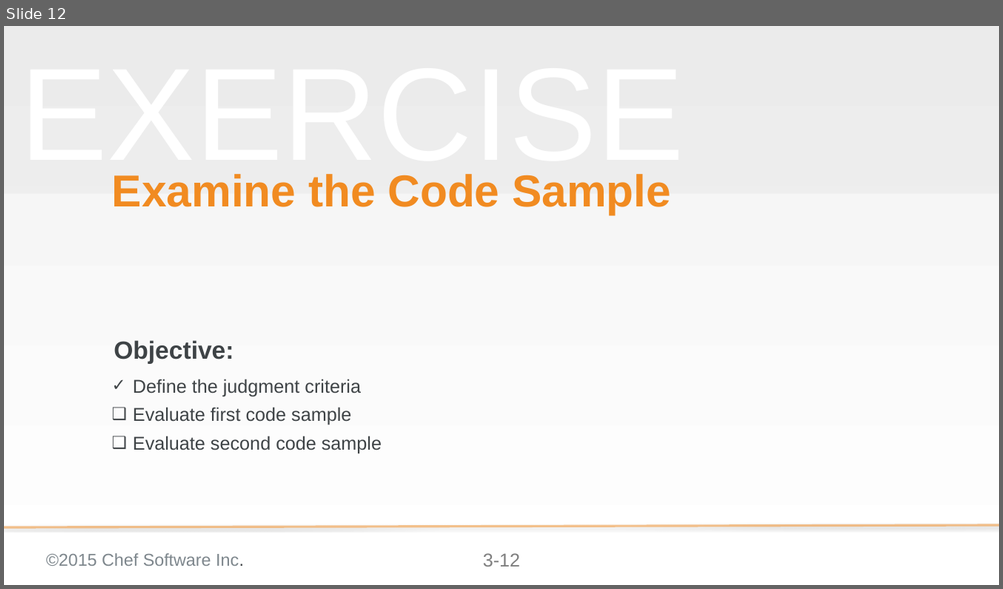
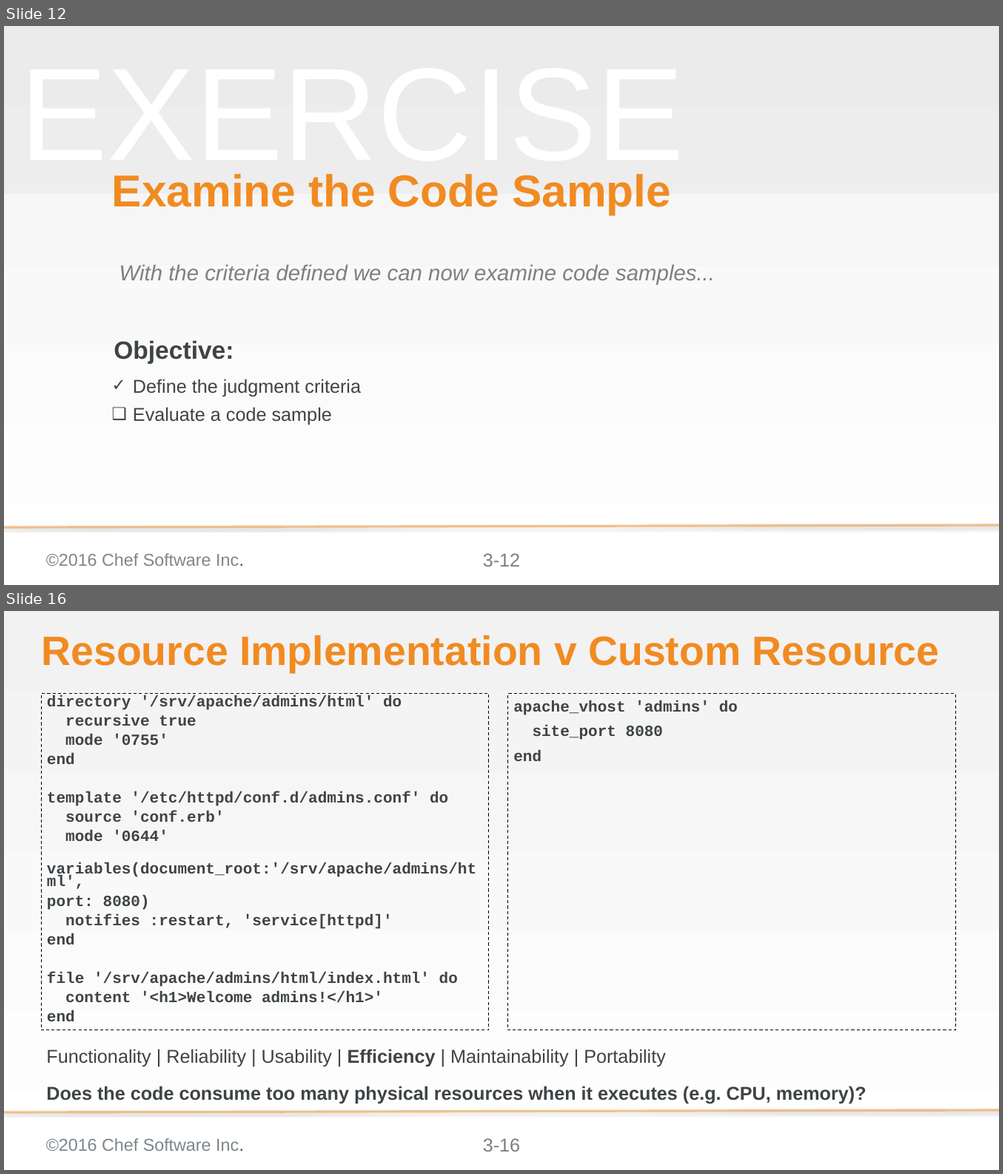
Before and after one commit to chef-training/extending_cookbooks, a slide deck: 03-why_use_custom_resources.pptx. Shown one above the other, each under a label of ours: slide 12 before the commit, slides 12 and 16 after it; the slides between them are not shown. The pictures are 1003x589 and 1003x1174 pixels, drawn with LibreOffice and Linux fonts; fonts in the diff are those of the drawing; background and template pictures are left out. Boxes give left, top, right and bottom in pixels: in the first picture for what was removed or moved away, otherwise in the second. Text is boxed around its words. In the diff, an @@ line names an element or a change of style, - is before the commit and + after.

Commit message:
Updates to Module 03
* Refines the slides that outline the evaluation criteria
* Changes the code to only evaluate a single code sample

```diff
--- a/03-why_use_custom_resources.pptx
+++ b/03-why_use_custom_resources.pptx
@@ slide 16 added at (x1=4, y1=611, x2=999, y2=1170), background gradient #F2F2F2 to #FFFFFF; not listed: 3 template elements that a slide beside it also shows @@
@@ title added at (x1=41, y1=635, x2=939, y2=672), 52.8 pt, text #F18B21, bold @@
+Resource Implementation v Custom Resource
@@ text added at (x1=42, y1=693, x2=489, y2=1031), outline #000000 1 pt dashed, 20 pt, text #3E4346, bold @@
+directory '/srv/apache/admins/html' do
+recursive true
+mode '0755'
+end
+template '/etc/httpd/conf.d/admins.conf' do
+source 'conf.erb'
+mode '0644'
+variables(document_root:'/srv/apache/admins/html',
+port: 8080)
+notifies :restart, 'service[httpd]'
+end
+file '/srv/apache/admins/html/index.html' do
+content '<h1>Welcome admins!</h1>'
+end
@@ text added at (x1=507, y1=693, x2=955, y2=1031), outline #000000 1 pt dashed, 20 pt, text #3E4346, bold @@
+apache_vhost 'admins' do
+site_port 8080
+end
@@ text added at (x1=46, y1=1049, x2=666, y2=1067), 24 pt, text #3E4346 @@
+Functionality | Reliability | Usability | Efficiency | Maintainability | Portability
@@ text added at (x1=46, y1=1086, x2=866, y2=1105), 24 pt, text #3E4346, bold @@
+Does the code consume too many physical resources when it executes (e.g. CPU, memory)?
@@ slide 12 changed as well @@
@@ text added at (x1=119, y1=264, x2=714, y2=285), 28 pt, text #808080, italic @@
+With the criteria defined we can now examine code samples...
@@ text at (x1=133, y1=407, x2=332, y2=426): text changed @@
-❑ Evaluate first code sample
-❑ Evaluate second code sample
+❑ Evaluate a code sample
@@ text at (x1=46, y1=554, x2=244, y2=566): text changed @@
-©2015 Chef Software Inc.
+©2016 Chef Software Inc.
```
Also in this commit, not shown: 10 other slides changed, 9 other slides added, 7 slides removed.
